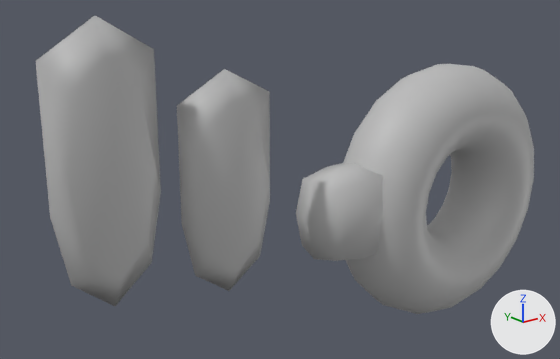
What one commit did to the FBX model George Files/key.fbx.
Rendered twice from a camera (50 mm lens) standing at (-0.0424, -0.0563, 0.0487) and looking at (0.0054, 0.0034, 0.0248). Every picture has the same lights, and +X, +Y and +Z are marked at lower right. Where no turn or scale is listed for an object, it has been applied to the vertices.

The scene before the commit, as lines of its bpy script (objects in view):
```python
me_mesh = bpy.data.meshes.new('Mesh')
me_mesh.from_pydata(...)  # 26 vertices, 24 faces; spans x -0.5..0.5, y -0.5..0.5, z -0.5..0.5
me_mesh.materials.append(mat_lambert1)  # grey #bcbcbc
me_mesh_001 = bpy.data.meshes.new('Mesh.001')
me_mesh_001.from_pydata(...)  # a torus around y (ring radius 0.01, tube radius 0.005) spanning x -0.015..0.015, y -0.005..0.005, z -0.015..0.015
me_mesh_001.materials.append(mat_lambert1)  # grey #bcbcbc
me_mesh_002 = bpy.data.meshes.new('Mesh.002')
me_mesh_002.from_pydata(...)  # 26 vertices, 24 faces; spans x -0.5..0.5, y -0.5..0.5, z -0.5..0.5
me_mesh_002.materials.append(mat_lambert1)  # grey #bcbcbc
me_mesh_003 = bpy.data.meshes.new('Mesh.003')
me_mesh_003.from_pydata(...)  # 26 vertices, 24 faces; spans x -0.5..0.5, y -0.5..0.5, z -0.5..0.5
me_mesh_003.materials.append(mat_lambert1)  # grey #bcbcbc
ob_pcube1 = bpy.data.objects.new('pCube1', me_mesh_003)
ob_pcube1.parent = ob_group2
ob_pcube1.location = (1.155, 0.0, 2.083)
ob_pcube1.scale = (1.0, 0.715, 1.0)
ob_pcube2 = bpy.data.objects.new('pCube2', me_mesh_002)
ob_pcube2.parent = ob_group2
ob_pcube2.location = (-1.55, 0.0, 3.057)
ob_pcube2.scale = (1.0, 0.411, 2.47)
ob_pcube3 = bpy.data.objects.new('pCube3', me_mesh)
ob_pcube3.parent = ob_group2
ob_pcube3.location = (-0.355, 0.0, 2.685)
ob_pcube3.scale = (1.0, 0.411, 2.14)
ob_ptorus1 = bpy.data.objects.new('pTorus1', me_mesh_001)
ob_ptorus1.location = (0.02685, 0.0, 0.02005)
```
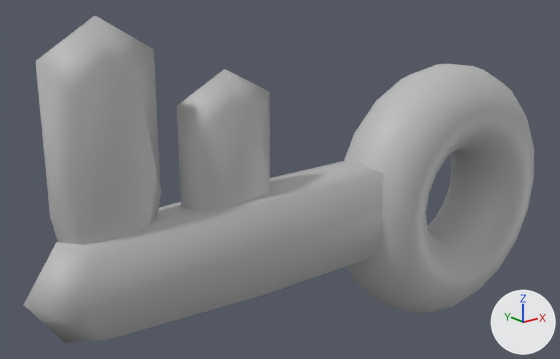
Where the newer file only moved an object's origin or applied its transform, the numbers keep the older frame.

The change, as a list of edits to the scene's bpy script:
```text
Change me_mesh_001:
    used by ob_ptorus1; location = (0.02685, 0.0, 0.02005)
    remove me_mesh_001.from_pydata(...)  # 400 vertices, 400 faces; spans x -0.015..0.015, y -0.005..0.005, z -0.015..0.015
    add me_mesh_001.from_pydata(...)  # 478 vertices, 472 faces; spans x -0.0502..0.015, y -0.005..0.005, z -0.015..0.0229
    me_mesh_001 part 1: a new loose piece of 26 vertices spanning x -0.0502..-0.0074, y -0.0036..0.0036, z -0.0045..0.006, in mat_lambert1 (grey #bcbcbc)
Change ob_pcube2:
    ob_pcube2: bpy.data.objects.new('pCube2', me_mesh_002) -> bpy.data.objects.new('pCube2', None)
Change ob_pcube3:
    ob_pcube3: bpy.data.objects.new('pCube3', me_mesh) -> bpy.data.objects.new('pCube3', None)
Change ob_pcube1:
    ob_pcube1: bpy.data.objects.new('pCube1', me_mesh_003) -> bpy.data.objects.new('pCube1', None)
```

Location of each change, [x1, y1, x2, y2] in pixels of the pictures (560 x 359 px):
'pTorus1', reshaped (166% wider, 31% taller)
    before: [343, 64, 534, 314]
    after: [24, 16, 534, 343]
'pCube2', no longer drawn
    before: [36, 16, 161, 306]
'pCube3', no longer drawn
    before: [177, 69, 270, 291]
'pCube1', no longer drawn
    before: [296, 163, 384, 261]
part 1 of me_mesh_001, added
    after: [24, 161, 385, 343]
